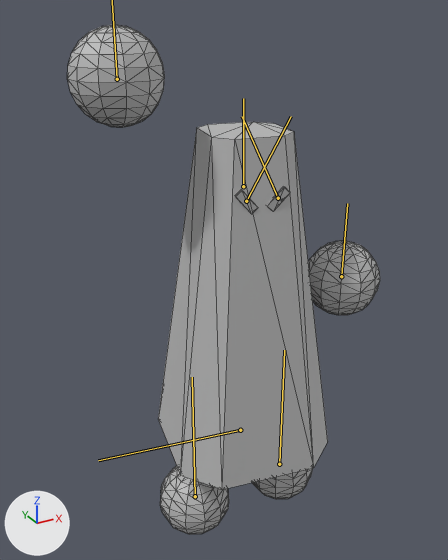
Before and after pictures for a commit that changed the FBX model Warmage/Assets/Meshes/MinionAttack.fbx.
Rendered twice from a 50 mm camera at (-0.0439, -0.074, 0.0761) aimed at (-0.0017, 0.0028, 0.0377). Every picture has the same lights, and +X, +Y and +Z are marked at lower left. Both versions are drawn at frame 10 of the action 'Take 001'; the numbers are the values there. The bones that bend it are drawn over the model as lines. Mesh edges are drawn as thin lines.
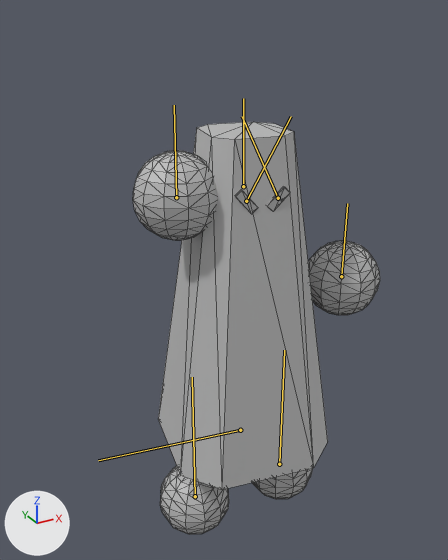
What the commit changed:
Bone 'J_RightHand' (bone_j_righthand) moves from (0.0, 1.54, 0.04) to (0.68, 0.0, 0.15).

Pixel boxes [x1, y1, x2, y2] of what changed, in the pictures (448 x 560 px):
'polySurface1', posed (21% narrower, 19% shorter)
    before: [67, 25, 380, 534]
    after: [133, 122, 380, 534]
